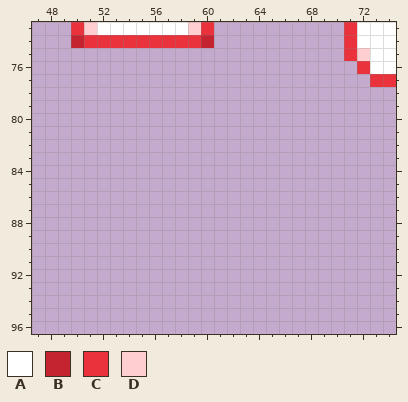
File history of a pixel-art file, BurningKnight/Content/Animations/projectiles.ase. That is the earlier state.
128x128 pixels, 1 frame. Shown: x 47..74, y 73..96.
Palette (. is transparent): A #ffffff  B #c42430  C #ea323c  D #ffced0
Pixels before, first column x 50:
73 CDAAAAAAADC..........CAAA
74 BCCCCCCCCCB..........CAAA
75 .....................CDAA
76 ......................CAA
77 .......................CC
Once edited:
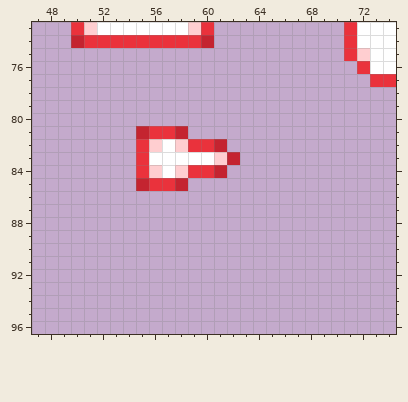
The edit:
Changed rows in their new state; - is an unchanged pixel.
first column x 55:
81 BCCB----
82 CDADCCB-
83 CAAAAADB
84 CDADCCB-
85 BCCB----
